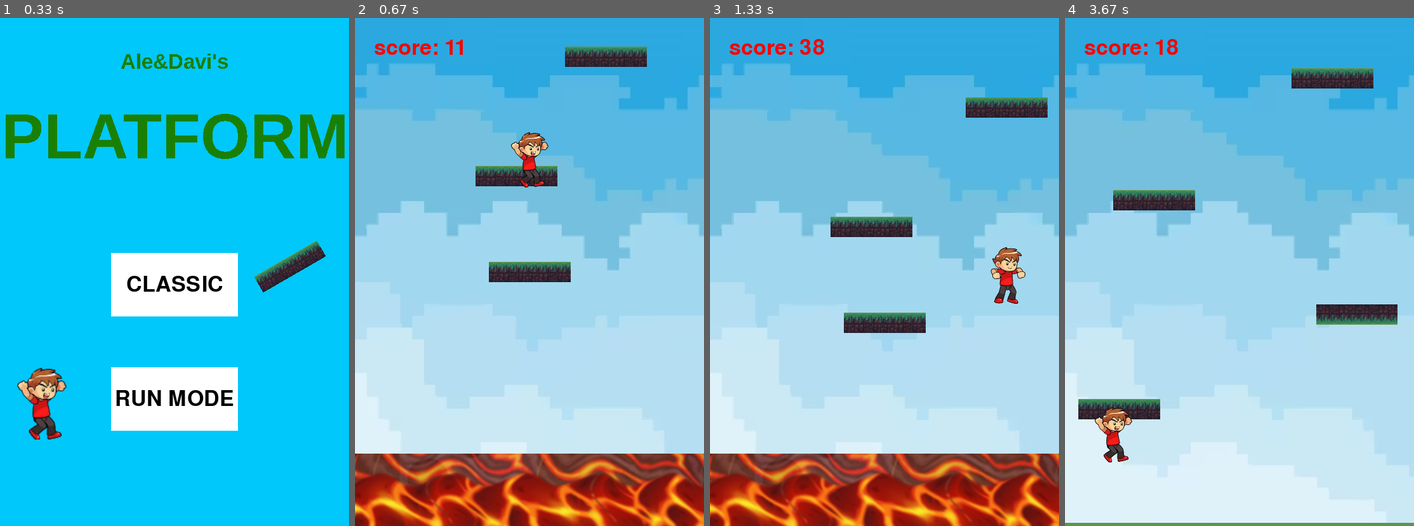
Above: before the commit, frames 1-4 (left to right).
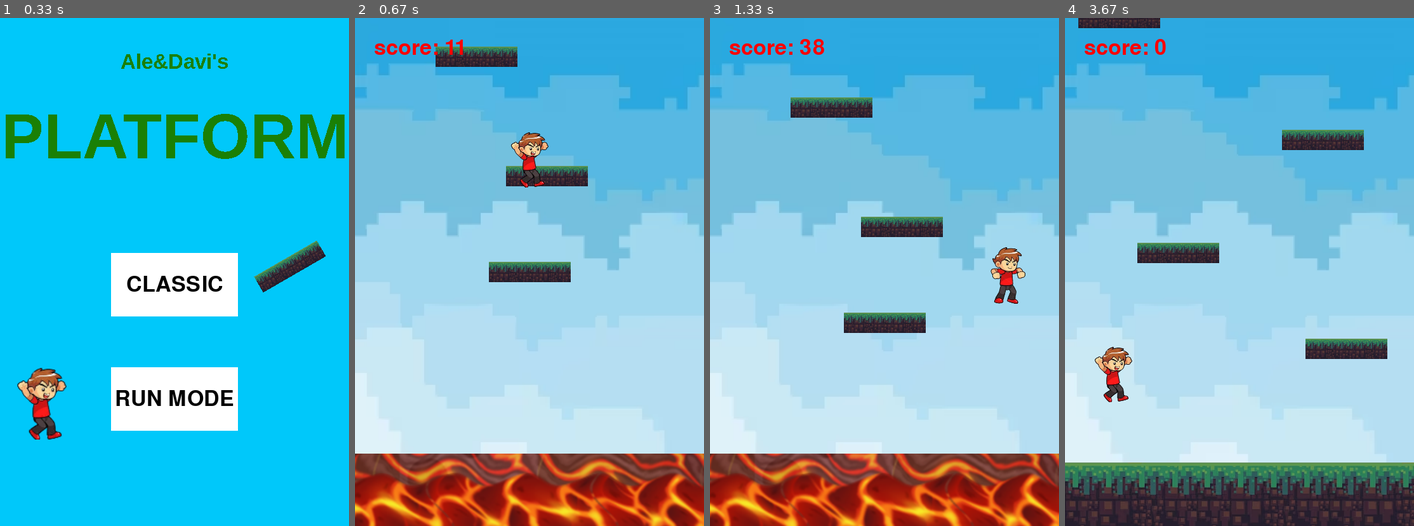
Above: after the commit, the same moments.

Repository: AleBrambilla/pygame-Brambilla-Mariani
Game: pygame game, started from main.py
Same seed, same stepped clock (60 frames per second), same inputs: the game is played once before the commit and once after it.
Inputs (mouse positions are in pixels of both pictures, inside the frame that each line leads up to):
- Up to frame 1 (0.33 s): no input
- Up to frame 2 (0.67 s): press the mouse at (529, 399) at 0.37 s; move the mouse to (567, 332) at 0.47 s; release the mouse at (609, 261) at 0.6 s
- Up to frame 3 (1.33 s): hold Right 0.67-1.13 s; move the mouse to (870, 134) at 0.7 s; hold Right from 1.17 s (still down)
- Up to frame 4 (3.67 s): release Right at 1.63 s; press the mouse at (1239, 399) at 1.7 s; move the mouse to (1215, 353) at 1.8 s; release the mouse at (1194, 307) at 1.93 s; tap Keypad Enter at 2 s; hold Left 2.4-2.93 s; move the mouse to (1309, 231) at 2.43 s; hold Left 2.97-3.37 s; hold Right from 3.4 s (still down)

Frame 1 is identical in both runs. In frame 2, 2.6% of the frame differs, in the area x 23-84%, y 5-34%; in frame 3, 2.7%; in frame 4, 21%, in the area x 0-100%, y 0-100%.

Commit message:
ripristino funzione platform_list e altri piccoli miglioramenti

Diff:
--- a/main.py
+++ b/main.py
@@ -4,7 +4,7 @@
 from random import randint, choice
 
 from player import Player
-from piattaforme import Cadente, Classica, Mobile_x, Mobile_y, Temporanea, bool_scorrere #, platform_list
+from piattaforme import Cadente, Classica, Mobile_x, Mobile_y, Temporanea, bool_scorrere , platform_list
 from punteggio import Punteggio
 
 pygame.init()
@@ -84,12 +84,12 @@
 image_piattaforma=pygame.transform.rotozoom(image_piattaforma, 30, 0.7)
 
 #morte
-tasto_restart=pygame.Surface((200, 100))
-tasto_restart.fill((255,255,255))
-restart_rect=tasto_restart.get_rect(center=(275, 250))
-
-restart_scritta=font.render('HOME', True, (0,0,0))
-restart_scritta_rect=restart_scritta.get_rect(center=(275, 250))
+tasto_home=pygame.Surface((200, 100))
+tasto_home.fill((255,255,255))
+home_rect=tasto_home.get_rect(center=(275, 350))
+
+home_scritta=font.render('HOME', True, (0,0,0))
+home_scritta_rect=home_scritta.get_rect(center=(275, 350))
 
 # gioco
 sfondo = pygame.image.load('Brambilla-Mariani-img/sfondo.png').convert()
@@ -159,9 +159,9 @@
 
         if piattaforme.sprites()[-1].rect.y > 0:
             pos=piattaforme.sprites()[-1].rect.y + randint(-200, -150)
-        #    l=platform_list(pos, punteggio.ammontare)
-        #    piattaforme.add(choice(l))
-            piattaforme.add(choice([Classica(pos), Classica(pos), Classica(pos), Mobile_x(pos), Mobile_y(pos), Cadente(pos), Temporanea(pos)]))
+            l=platform_list(pos, punteggio.ammontare)
+            piattaforme.add(choice(l))
+            # piattaforme.add(choice([Classica(pos), Classica(pos), Classica(pos), Mobile_x(pos), Mobile_y(pos), Cadente(pos), Temporanea(pos)]))
 
         salta=collisions()
         piattaforme.draw(screen)
@@ -198,9 +198,9 @@
 
         if piattaforme.sprites()[-1].rect.y > 0:
             pos=piattaforme.sprites()[-1].rect.y + randint(-200, -150)
-            piattaforme.add(choice([Classica(pos), Classica(pos), Classica(pos), Mobile_x(pos), Mobile_y(pos), Cadente(pos)]))
-        #    l=platform_list(pos, punteggio.ammontare)
-        #    piattaforme.add(choice(l))
+            #piattaforme.add(choice([Classica(pos), Classica(pos), Classica(pos), Mobile_x(pos), Mobile_y(pos), Cadente(pos)]))
+            l=platform_list(pos, punteggio.ammontare)
+            piattaforme.add(choice(l))
         piattaforme.draw(screen)
 
         salta=collisions()
@@ -246,9 +246,9 @@
 
     elif stato == 'morte':
         punteggio.draw_finale(screen)
-        screen.blit(tasto_restart, restart_rect)
-        screen.blit(restart_scritta, restart_scritta_rect)
-        if restart_rect.collidepoint(pygame.mouse.get_pos()) and pygame.mouse.get_pressed()[0]:
+        screen.blit(tasto_home, home_rect)
+        screen.blit(home_scritta, home_scritta_rect)
+        if home_rect.collidepoint(pygame.mouse.get_pos()) and pygame.mouse.get_pressed()[0]:
             stato = 'home'
         if event.type== KEYUP and event.key==K_KP_ENTER:
             stato = 'home'
--- a/piattaforme.py
+++ b/piattaforme.py
@@ -99,17 +99,17 @@
 
     return scorri
 
-#def platform_list(pos, score):
-#    l=[Classica(pos) for _ in range(3)]
-#    if score>200:
-#        l.append(Cadente(pos))
-#    if score>300:
-#        l.append(Mobile_y(pos))
-#    if score>500:
-#        l.append(Mobile_x(pos))
-#    if score>-1:
-#        l.append(Temporanea(pos))
-#    if score>1000:
-#        l.pop(0)                          #così aggiunge a ogni frame
+def platform_list(pos, score):
+   l=[Classica(pos) for _ in range(3)]
+   if score>200:
+       l.append(Cadente(pos))
+   if score>300:
+       l.append(Mobile_y(pos))
+   if score>500:
+       l.append(Mobile_x(pos))
+   if score>700:
+       l.append(Temporanea(pos))
+   if score>1000:
+       l.pop(0)
 
-#    return l
+   return l
--- a/punteggio.py
+++ b/punteggio.py
@@ -30,7 +30,7 @@
 
         font3=pygame.font.Font(None, 25)
         istruzioni=font3.render('Space Key --> Restart', True, (255,255,255))
-        istruzioni_rect=istruzioni.get_rect(center=(275, 650))
+        istruzioni_rect=istruzioni.get_rect(center=(275, 750))
 
         screen.fill((0,0,0))
         screen.blit(gameover, gameover_rect)
